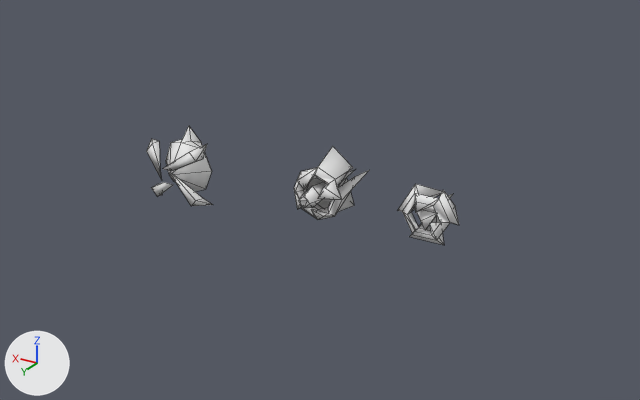
Renders of the Blender file ModelSrc/Enemy1.blend from each side of a commit.
Before and after are seen from a 50 mm camera at (-36.3, 43.9, 21.4) aimed at (-9.1, -1.5, -1.2). Every picture has the same lights, and +X, +Y and +Z are marked at lower left. Mesh edges are drawn as thin lines.

Names of what the first picture shows: 'Enemy1', 'Enemy2', 'Enemy3'.
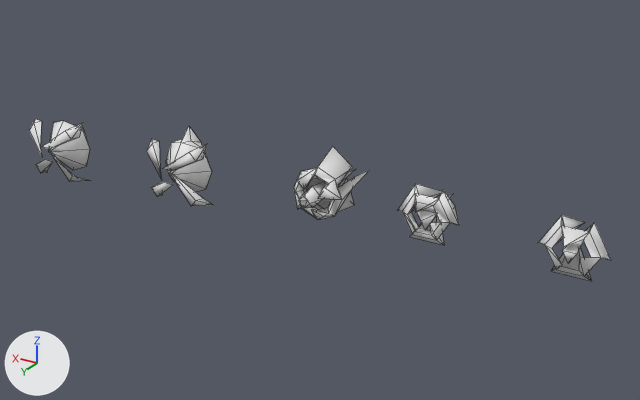
Where the change shows, as pixel boxes [x1, y1, x2, y2] in the pictures (640 x 400 px):
```json
{"object": "Enemy3-low", "change": "added", "after": [539, 215, 611, 281]}
{"object": "Enemy1-low", "change": "added", "after": [29, 119, 90, 182]}
```

The change, as JSON lines over the scene's bpy script:
```json
{"op": "add", "block": "me_enemy3_001", "code": ["me_enemy3_001 = bpy.data.meshes.new('Enemy3.001')", "me_enemy3_001.from_pydata(...)  # 34 vertices, 28 faces; spans x -2.08..2.08, y -4.3..0.87, z -1.72..1.88", "me_enemy3_001.polygons.foreach_set('use_smooth', [True] * 28)"]}
{"op": "add", "block": "me_enemy1_001", "code": ["me_enemy1_001 = bpy.data.meshes.new('Enemy1.001')", "me_enemy1_001.from_pydata(...)  # 35 vertices, 34 faces; spans x -2.63..2.69, y -0.93..2.75, z -2.46..2.11", "me_enemy1_001.polygons.foreach_set('use_smooth', [True] * 34)"]}
{"op": "add", "block": "ob_enemy3_low", "code": ["ob_enemy3_low = bpy.data.objects.new('Enemy3-low', me_enemy3_001)", "ob_enemy3_low.location = (-25.51, -1.67, -0.82)"]}
{"op": "add", "block": "ob_enemy1_low", "code": ["ob_enemy1_low = bpy.data.objects.new('Enemy1-low', me_enemy1_001)", "ob_enemy1_low.location = (10.0, 1.0, 0.0)"]}
```
